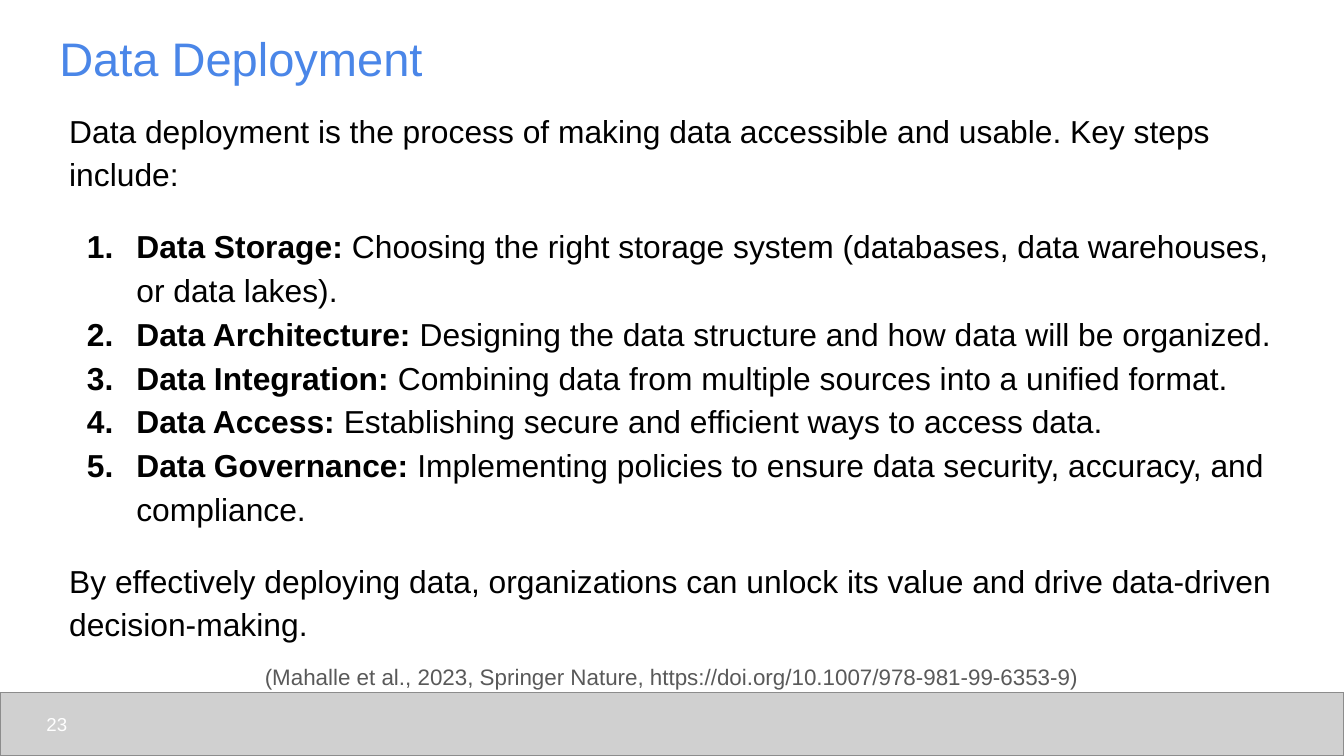
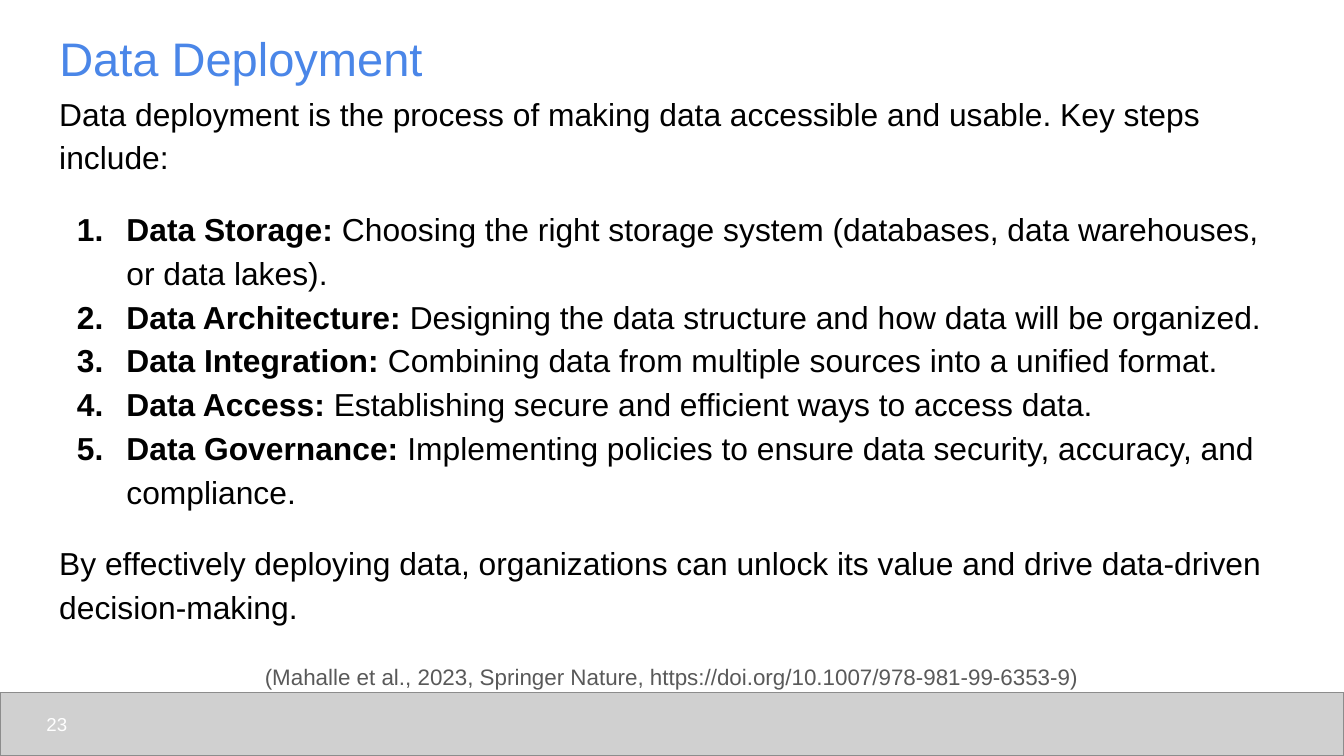
Before and after one commit to udel-cbcb/NIGMS-Sandbox-UD, a slide deck: slide 23 of Submodule_2/Lectures/Submodule_2_Lecture_3_Data_Centric_AI_ML.pptx. Drawn at 1344x756 pixels with LibreOffice and Linux fonts; fonts in the diff are those of the drawing; grey boxes stand for pictures. Boxes give left, top, right and bottom in pixels: in the first picture for what was removed or moved away, otherwise in the second. Text is boxed around its words. In the diff, an @@ line names an element or a change of style, - is before the commit and + after.

```diff
--- a/Submodule_2/Lectures/Submodule_2_Lecture_3_Data_Centric_AI_ML.pptx
+++ b/Submodule_2/Lectures/Submodule_2_Lecture_3_Data_Centric_AI_ML.pptx
@@ text "Data deployment is the process ...": place and size @@
-text "Data deployment is the process ..." at [69,120,1271,642]
+text "Data deployment is the process ..." at [59,103,1261,625]
```
Also in this commit, not shown: 3 other slides changed, 1 slide added, 3 other files.
